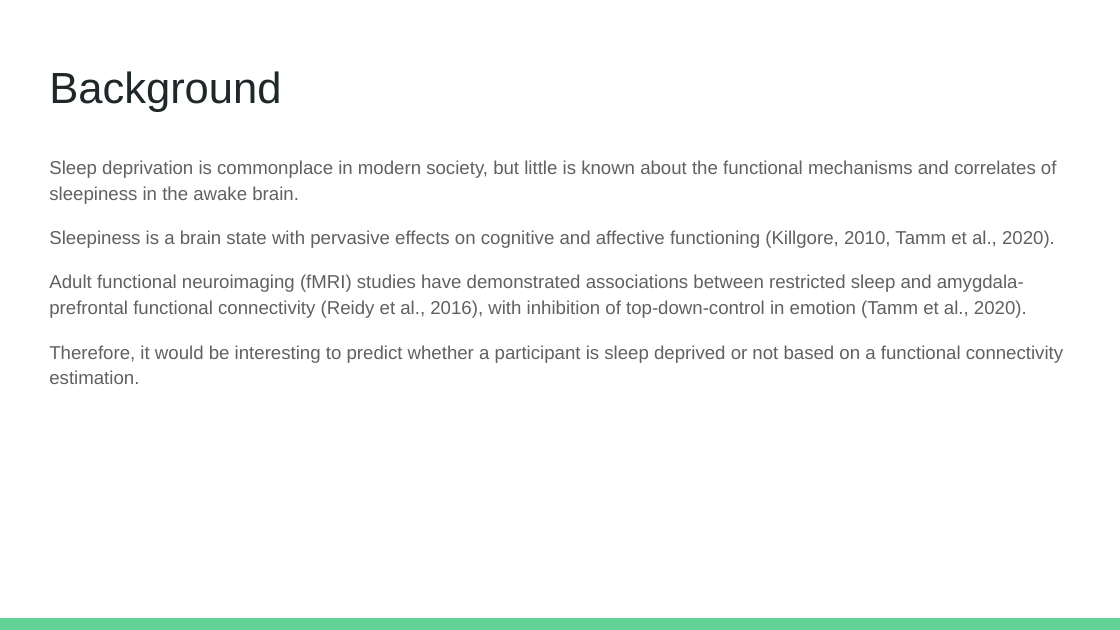
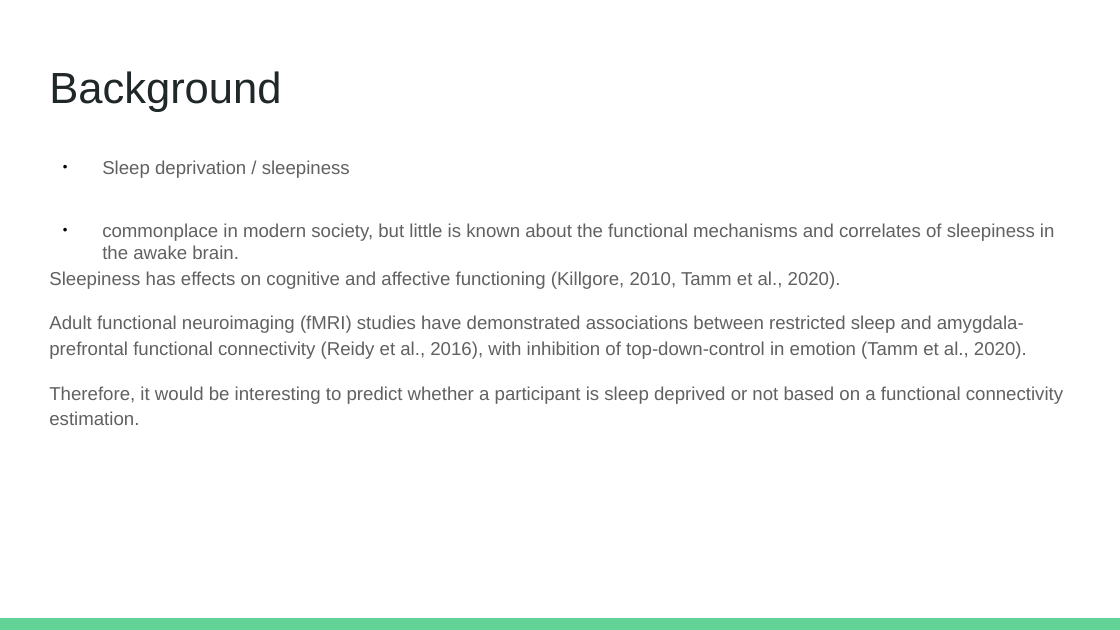
Before and after one commit to brainhack-school2023/perrin_project, a slide deck: slide 2 of docs/Project_pitch_template_Perrin.odp. Drawn at 1120x630 pixels with LibreOffice and Linux fonts; fonts in the diff are those of the drawing. Boxes give left, top, right and bottom in pixels: in the first picture for what was removed or moved away, otherwise in the second. Text is boxed around its words. In the diff, an @@ line names an element or a change of style, - is before the commit and + after.

```diff
--- a/docs/Project_pitch_template_Perrin.odp
+++ b/docs/Project_pitch_template_Perrin.odp
@@ text at bbox=[49, 160, 1055, 289]: text changed @@
-Sleep deprivation is commonplace in modern society, but little is known about the functional mechanisms and correlates of sleepiness in the awake brain.
-Sleepiness is a brain state with pervasive effects on cognitive and affective functioning (Killgore, 2010, Tamm et al., 2020).
+● Sleep deprivation / sleepiness
+● commonplace in modern society, but little is known about the functional mechanisms and correlates of sleepiness in the awake brain.
+Sleepiness has effects on cognitive and affective functioning (Killgore, 2010, Tamm et al., 2020).
```
Also in this commit, not shown: 1 other slide changed, 1 other file.
